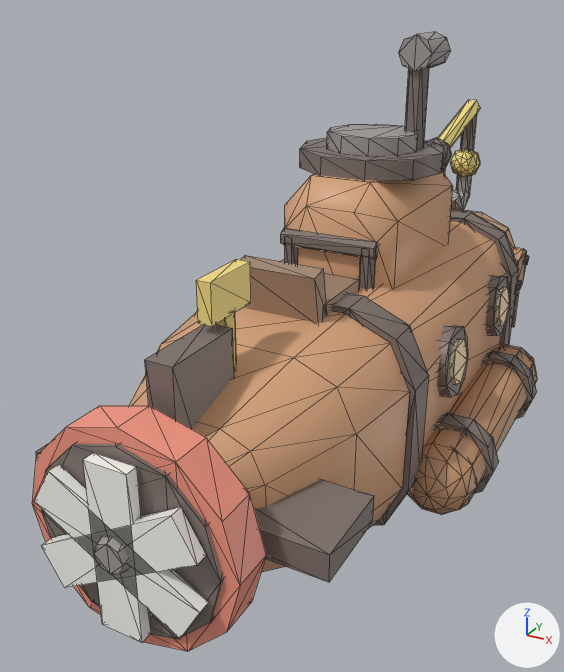
Two versions of the glTF model art/subs/WreckDiver/WreckDiver.glb, one commit apart.
Before and after are seen from a 50 mm camera at (14.45, -33.23, 17.19) aimed at (-1.99, -3.32, 2.24). The lights are fixed; the arrows at lower right show +X, +Y and +Z. The first picture is the older version. Mesh edges are drawn as thin lines. Vertices at exactly the same position are counted once.

Names of what the first picture shows: 'Hull', 'Hull_Glow', 'Prop', 'Seat'.
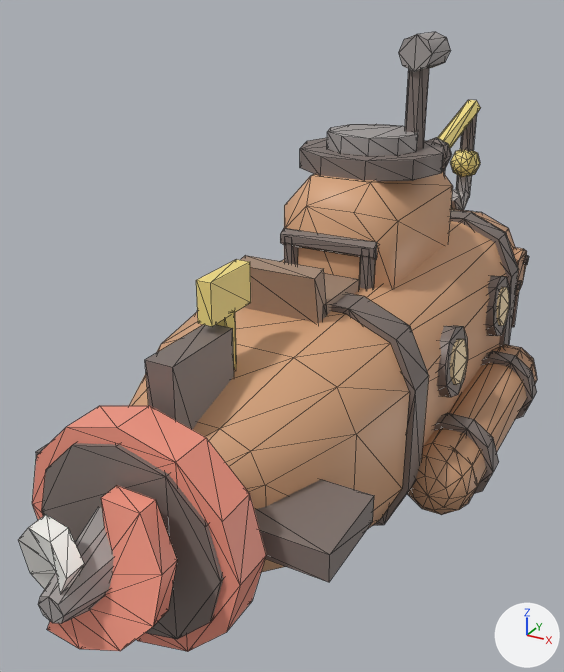
Location of each change, [x1, y1, x2, y2] in pixels of the pictures (564 x 672 px):
'Prop', reshaped (9% narrower, 13% shorter): before [34, 452, 209, 642]; after [18, 485, 177, 651]
part 1 of me_prop, added: after [38, 507, 114, 624]
part 2 of me_prop, added (pink): after [47, 485, 177, 651]
part 3 of me_prop, added: after [18, 514, 84, 594]
part 4 of me_prop, deleted: before [34, 464, 209, 639]
part 5 of me_prop, deleted: before [83, 452, 151, 642]

The change in detail:
me_prop is used by ob_prop; location (0.0, 0.0, 0.0).
me_prop had 40 vertices, 64 faces and spanned x -3.28..3.28, y -18.4..-16.6, z -2.6..4.0.
me_prop now has 72 vertices, 132 faces and spans x -2.78..2.78, y -20.95..-16.7, z -1.99..3.39.
me_prop part 1: a new loose piece, an 8-sided cut cone along y (radius 0.5 at the low end, 1.75 at the high end) spanning x -1.75..1.75, y -20.95..-16.7, z -1.05..2.45, in mat_defaultmaterial_003.
me_prop part 2: a new loose piece of 28 vertices spanning x -0.56..2.78, y -20.73..-17.67, z -1.2..3.39, in mat_defaultmaterial_003.
me_prop part 3: a new loose piece of 28 vertices spanning x -2.78..0.56, y -20.73..-17.67, z -1.99..2.6, in mat_defaultmaterial_003.
me_prop part 4: 32 vertices removed from x -3.28..3.28, y -18.4..-16.6, z -1.69..3.09.
me_prop part 5: 8 vertices removed from x -0.85..0.85, y -18.15..-17.65, z -2.6..4.0.
